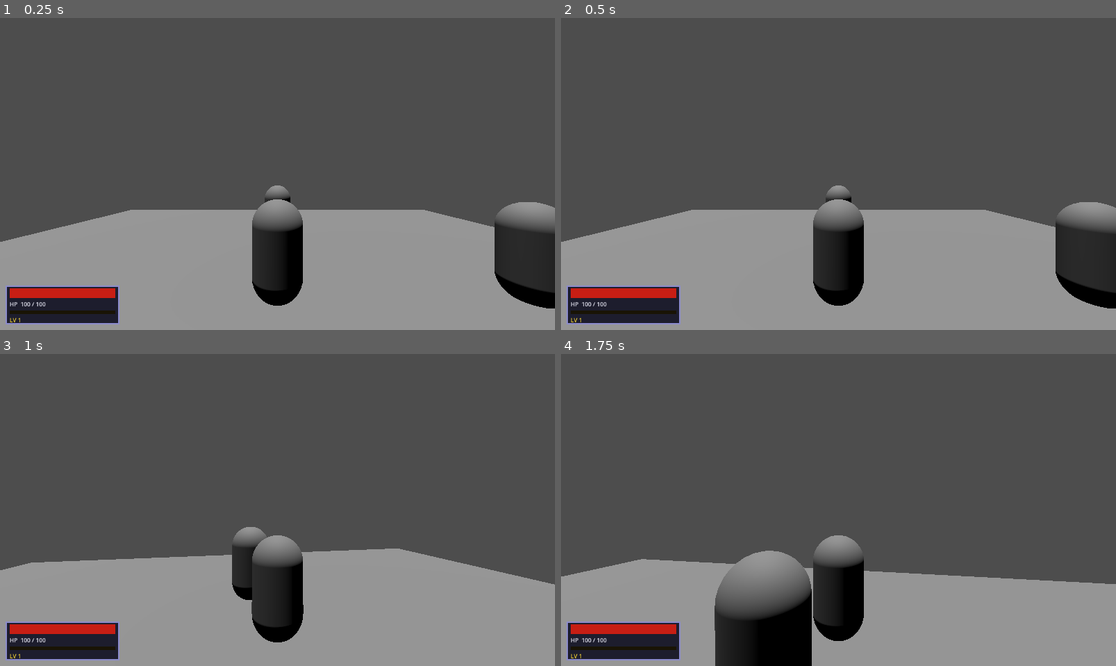
Above: before the commit, frames 1-4 (two rows, left to right).
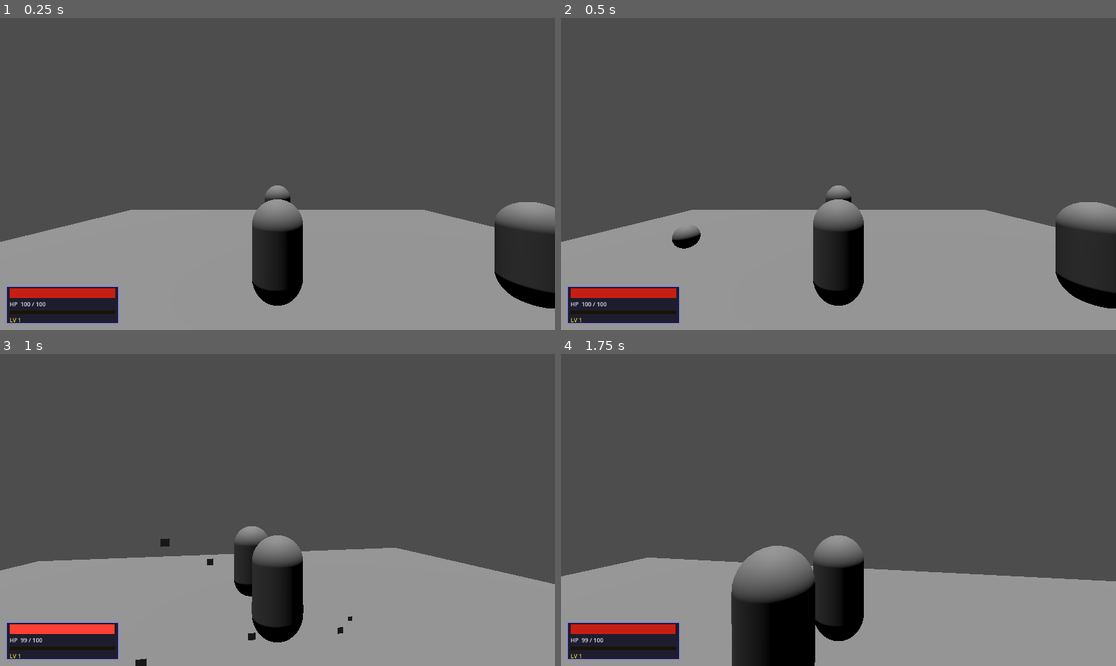
Above: after the commit, the same moments.

Repository: zttimmerman/project-whiskeyjack
Game: Godot game, scene res://scenes/world/TestWorld.tscn
The game is run twice, just before and just after one commit, with the same random seed, the same clock (stepped at 60 frames per second) and the same inputs.
Inputs (mouse positions are in pixels of both pictures, inside the frame that each line leads up to):
- Up to frame 1 (0.25 s): no input
- Up to frame 2 (0.5 s): no input
- Up to frame 3 (1 s): tap Enter at 0.5 s; move the mouse to (305, 510) at 0.52 s; hold W (move_forward) from 0.53 s (still down); hold K (attack_heavy) from 0.53 s (still down)
- Up to frame 4 (1.75 s): keep holding W (move_forward); move the mouse to (810, 510) at 1.27 s; release K (attack_heavy) at 1.28 s; tap J (attack_light) at 1.35 s

Frame 1 is identical in both runs. In frame 2, 0.3% of the frame differs, in the area x 20-26%, y 67-74%; in frame 3, 1.1%; in frame 4, 2.9%, in the area x 0-100%, y 61-100%.

Commit message:
Add ranged ArcherEnemy with projectile — first BaseEnemy override example
- ArcherEnemy.gd extends BaseEnemy.gd via script inheritance; overrides
  _get_next_action() for distance management (retreat < 4 u, hold 4–7 u,
  approach > 7 u) and fire trigger (range 12 u, 2 s cooldown)
- Overrides _change_state(ATTACK) to fire a Projectile instead of
  activating the melee hitbox; overrides _tick_attack() to skip the
  base cooldown reset
- attack_range = 0.0 in .tscn neutralizes the base chase→melee branch
- Projectile.gd: Area3D, moves along direction at 14 u/s, auto-frees
  on HitboxComponent hit signal or 3 s lifetime
- Projectile.tscn: small SphereMesh, HitboxComponent on layer 16/mask 1
  (reuses existing enemy hitbox collision setup — player HurtboxComponent
  already masks layer 16, so hits register automatically)
- ArcherEnemy.tscn: 20 HP, purple material for visual distinction,
  projectile_scene wired to Projectile.tscn
- ArcherEnemy instance added to TestWorld at (-6, 1, 7)

Co-Authored-By: Claude Sonnet 4.6 <noreply@anthropic.com>

Diff:
--- /dev/null
+++ b/scenes/enemies/ArcherEnemy.gd
@@ -0,0 +1,78 @@
+extends "res://scenes/enemies/BaseEnemy.gd"
+
+# Preferred engagement distances
+const FIRE_RANGE: float = 12.0
+const MIN_DISTANCE: float = 4.0
+const PREFERRED_DISTANCE: float = 7.0
+const SHOOT_COOLDOWN: float = 2.0
+
+@export var projectile_scene: PackedScene
+
+
+# Override: ATTACK fires a projectile rather than activating the melee hitbox
+func _change_state(new_state: State) -> void:
+	if new_state == State.ATTACK:
+		state = State.ATTACK
+		_face_player()
+		_attack_timer = 0.4
+		_attack_cooldown_timer = SHOOT_COOLDOWN
+		_fire_projectile()
+	else:
+		super._change_state(new_state)
+
+
+# Override: hold still during the brief post-fire pause; don't reset cooldown
+func _tick_attack(delta: float) -> void:
+	velocity.x = 0.0
+	velocity.z = 0.0
+	_attack_timer -= delta
+	if _attack_timer <= 0.0:
+		_change_state(State.CHASE)
+
+
+# Override: distance management and fire trigger.
+# Base _tick_chase() handles cooldown countdown, navigation toward player, and
+# IDLE/leash transitions. attack_range = 0.0 in the .tscn ensures the base
+# never fires the melee-attack transition, leaving that control here.
+func _get_next_action() -> void:
+	if state != State.CHASE or not _player:
+		return
+
+	var dist: float = global_position.distance_to(_player.global_position)
+
+	# Fire when in range and cooldown has expired
+	if dist <= FIRE_RANGE and _attack_cooldown_timer <= 0.0:
+		_change_state(State.ATTACK)
+		return
+
+	# Adjust velocity set by base _tick_chase to maintain preferred distance
+	var dir_to_player: Vector3 = _player.global_position - global_position
+	dir_to_player.y = 0.0
+
+	if dist < MIN_DISTANCE:
+		# Retreat — back away while still facing the player
+		if dir_to_player.length_squared() > 0.01:
+			var retreat: Vector3 = -dir_to_player.normalized()
+			velocity.x = retreat.x * stats.speed
+			velocity.z = retreat.z * stats.speed
+			_face_player()
+	elif dist <= PREFERRED_DISTANCE:
+		# Hold position and face the player
+		velocity.x = 0.0
+		velocity.z = 0.0
+		_face_player()
+	# else: dist > PREFERRED_DISTANCE — base chase velocity already closes the gap
+
+
+func _fire_projectile() -> void:
+	if not projectile_scene or not _player:
+		return
+	var proj: Node3D = projectile_scene.instantiate() as Node3D
+	if not proj:
+		return
+	get_tree().current_scene.add_child(proj)
+	# Spawn at chest height so the projectile doesn't clip the ground
+	proj.global_position = global_position + Vector3(0, 0.8, 0)
+	var target: Vector3 = _player.global_position + Vector3(0, 0.8, 0)
+	var dir: Vector3 = (target - proj.global_position).normalized()
+	proj.set("direction", dir)
--- /dev/null
+++ b/scenes/enemies/ArcherEnemy.tscn
@@ -0,0 +1,74 @@
+[gd_scene format=3 uid="uid://archerenemy_sc"]
+
+[ext_resource type="Script" uid="uid://archerenemy_gd" path="res://scenes/enemies/ArcherEnemy.gd" id="1_archer"]
+[ext_resource type="Script" uid="uid://bcharstats0001" path="res://scripts/stats/CharacterStats.gd" id="2_stats"]
+[ext_resource type="Script" uid="uid://dwaci7nqyra4a" path="res://scripts/combat/HurtboxComponent.gd" id="3_hurtbox"]
+[ext_resource type="Script" uid="uid://hitboxcmp001" path="res://scripts/combat/HitboxComponent.gd" id="4_hitbox"]
+[ext_resource type="PackedScene" uid="uid://projectile_sc1" path="res://scenes/enemies/Projectile.tscn" id="5_proj"]
+[ext_resource type="AudioStream" path="res://assets/audio/sfx_impact.ogg" id="6_impact"]
+
+[sub_resource type="CapsuleShape3D" id="CapsuleShape3D_body"]
+radius = 0.4
+height = 1.8
+
+[sub_resource type="CapsuleMesh" id="CapsuleMesh_archer"]
+
+[sub_resource type="StandardMaterial3D" id="Material_archer"]
+albedo_color = Color(0.6, 0.2, 0.8, 1)
+
+[sub_resource type="Resource" id="CharacterStats_archer"]
+script = ExtResource("2_stats")
+max_hp = 20
+current_hp = 20
+attack = 6
+defense = 1
+speed = 2.5
+level = 1
+experience = 0
+experience_to_next_level = 100
+
+[sub_resource type="CapsuleShape3D" id="CapsuleShape3D_hurtbox"]
+radius = 0.45
+height = 1.8
+
+[sub_resource type="SphereShape3D" id="SphereShape3D_hitbox"]
+radius = 0.6
+
+[node name="ArcherEnemy" type="CharacterBody3D"]
+script = ExtResource("1_archer")
+stats = SubResource("CharacterStats_archer")
+detection_range = 14.0
+attack_range = 0.0
+xp_reward = 15
+projectile_scene = ExtResource("5_proj")
+
+[node name="CollisionShape3D" type="CollisionShape3D" parent="."]
+shape = SubResource("CapsuleShape3D_body")
+
+[node name="MeshInstance3D" type="MeshInstance3D" parent="."]
+mesh = SubResource("CapsuleMesh_archer")
+surface_material_override/0 = SubResource("Material_archer")
+
+[node name="NavigationAgent3D" type="NavigationAgent3D" parent="."]
+
+[node name="HurtboxComponent" type="Area3D" parent="."]
+collision_layer = 4
+collision_mask = 8
+script = ExtResource("3_hurtbox")
+metadata/_custom_type_script = "uid://dwaci7nqyra4a"
+stats = SubResource("CharacterStats_archer")
+impact_sfx = ExtResource("6_impact")
+
+[node name="CollisionShape3D" type="CollisionShape3D" parent="HurtboxComponent"]
+shape = SubResource("CapsuleShape3D_hurtbox")
+
+[node name="HitboxComponent" type="Area3D" parent="."]
+transform = Transform3D(1, 0, 0, 0, 1, 0, 0, 0, 1, 0, 0.8, -0.6)
+collision_layer = 16
+collision_mask = 1
+script = ExtResource("4_hitbox")
+metadata/_custom_type_script = "uid://hitboxcmp001"
+damage = 6
+
+[node name="CollisionShape3D" type="CollisionShape3D" parent="HitboxComponent"]
+shape = SubResource("SphereShape3D_hitbox")
--- /dev/null
+++ b/scenes/enemies/Projectile.gd
@@ -0,0 +1,27 @@
+extends Area3D
+
+const SPEED: float = 14.0
+const LIFETIME: float = 3.0
+
+var direction: Vector3 = Vector3.FORWARD
+
+var _hitbox: HitboxComponent = null
+var _age: float = 0.0
+
+
+func _ready() -> void:
+	_hitbox = $HitboxComponent
+	_hitbox.activate()
+	_hitbox.hit.connect(_on_hit)
+
+
+func _physics_process(delta: float) -> void:
+	_age += delta
+	if _age >= LIFETIME:
+		queue_free()
+		return
+	global_position += direction * SPEED * delta
+
+
+func _on_hit(_target: Node, _damage: int) -> void:
+	queue_free()
--- /dev/null
+++ b/scenes/enemies/Projectile.tscn
@@ -0,0 +1,27 @@
+[gd_scene format=3 uid="uid://projectile_sc1"]
+
+[ext_resource type="Script" uid="uid://projectile_gd1" path="res://scenes/enemies/Projectile.gd" id="1_proj"]
+[ext_resource type="Script" uid="uid://hitboxcmp001" path="res://scripts/combat/HitboxComponent.gd" id="2_hitbox"]
+
+[sub_resource type="SphereMesh" id="SphereMesh_proj"]
+radius = 0.12
+height = 0.24
+
+[sub_resource type="SphereShape3D" id="SphereShape3D_hitbox"]
+radius = 0.15
+
+[node name="Projectile" type="Area3D"]
+script = ExtResource("1_proj")
+
+[node name="MeshInstance3D" type="MeshInstance3D" parent="."]
+mesh = SubResource("SphereMesh_proj")
+
+[node name="HitboxComponent" type="Area3D" parent="."]
+collision_layer = 16
+collision_mask = 1
+script = ExtResource("2_hitbox")
+metadata/_custom_type_script = "uid://hitboxcmp001"
+damage = 6
+
+[node name="CollisionShape3D" type="CollisionShape3D" parent="HitboxComponent"]
+shape = SubResource("SphereShape3D_hitbox")
--- a/scenes/world/TestWorld.tscn
+++ b/scenes/world/TestWorld.tscn
@@ -12,6 +12,7 @@
 [ext_resource type="PackedScene" path="res://scenes/ui/PauseMenu.tscn" id="10_pausemenu"]
 [ext_resource type="PackedScene" path="res://scenes/ui/QuestLogUI.tscn" id="11_questlog"]
 [ext_resource type="AudioStream" path="res://assets/audio/sfx_impact.ogg" id="12_impact"]
+[ext_resource type="PackedScene" uid="uid://archerenemy_sc" path="res://scenes/enemies/ArcherEnemy.tscn" id="13_archer"]
 
 [sub_resource type="PlaneMesh" id="PlaneMesh_l8xpf"]
 size = Vector2(20, 20)
@@ -52,6 +53,9 @@
 
 [node name="BaseEnemy" parent="." unique_id=1444522942 instance=ExtResource("5_enemy")]
 transform = Transform3D(1, 0, 0, 0, 1, 0, 0, 0, 1, 4, 1, 4)
+
+[node name="ArcherEnemy" parent="." unique_id=1523456789 instance=ExtResource("13_archer")]
+transform = Transform3D(1, 0, 0, 0, 1, 0, 0, 0, 1, -6, 1, 7)
 
 [node name="DummyTarget" type="Node3D" parent="." unique_id=567890123]
 transform = Transform3D(1, 0, 0, 0, 1, 0, 0, 0, 1, 5, 0.9, 0)
Not shown, added: scenes/enemies/ArcherEnemy.gd.uid
Not shown, added: scenes/enemies/Projectile.gd.uid
